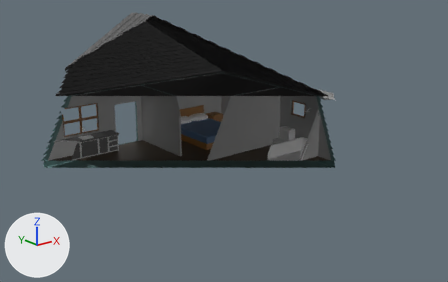
Before and after pictures for a commit that changed the glTF model NCEA Game 2024/Assets/Blender/betterhouse.glb.
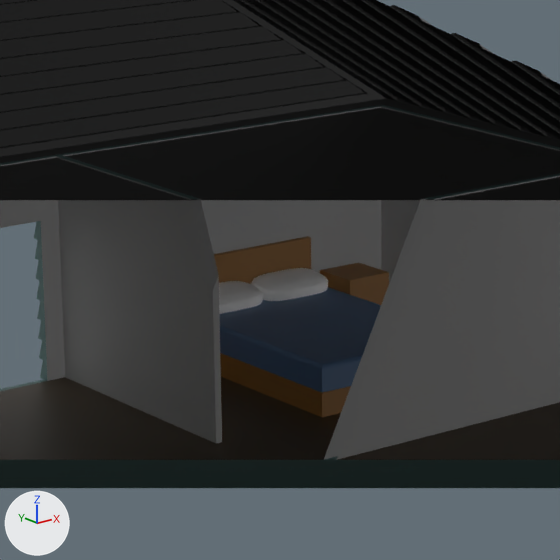
The first picture shows the older version from a camera (50 mm lens) standing at (-19.16, -24.77, 11.53) and looking at (0.02, -0.79, 1.93). The close-ups show both versions on the part from 28% to 59% of the width and 16% to 66% of the height of that picture. Lighting does not change. The marker at lower left points along +X, +Y and +Z. Everything nearer to the camera than a plane just in front of the edit is cut away. Where no turn or scale is listed for an object, it has been applied to the vertices.

In view in the first close-up: 'Bed.col', 'BedsideTable.col', 'House.col', 'Roof.col'.
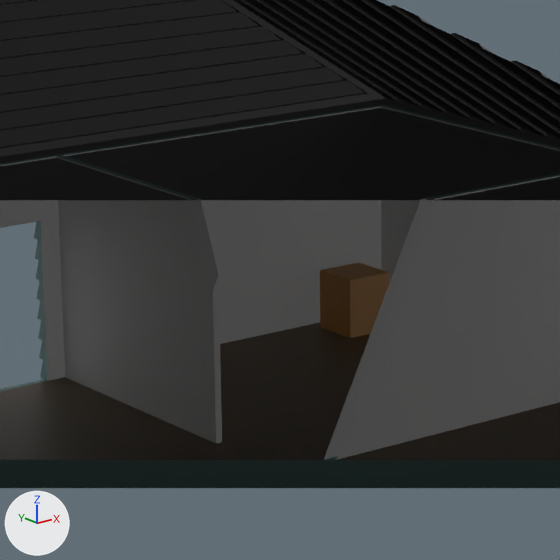
Pixel boxes [x1, y1, x2, y2] of what changed, in the close-ups (560 x 560 px):
'Bed.col', deleted: before [214, 236, 381, 417]
    faces in mat_bedsheet (blue #58769c): [219, 287, 381, 393]
    faces in mat_bedframe (brown #a27135): [214, 236, 351, 417]
    faces in mat_pillows (white #ffffff): [219, 268, 328, 314]

What changed in the scene script:
```text
Remove ob_bed_col:
    ob_bed_col = bpy.data.objects.new('Bed.col', me_plane_015)
    ob_bed_col.location = (3.36, 5.92, 0.28)
```
